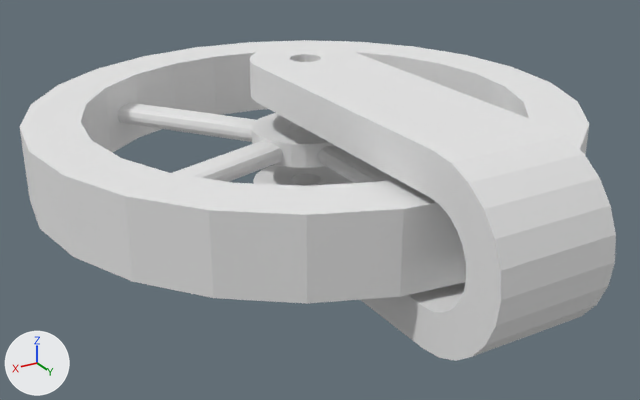
Two versions of the OBJ model data/robotDesigner/meshes/3DP-wheelPassive.obj, one commit apart.
One viewpoint serves both versions: a 50 mm camera at (1.56, 2.71, 1.09) aimed at (0.06, 0.2, -0.17). The axes (+X, +Y, +Z) are drawn at lower left. The lights are the same throughout. Where no turn or scale is listed for an object, it has been applied to the vertices. Vertices at the same position are counted once.

In view in the first picture: '3DP-wheel4.lwo'.
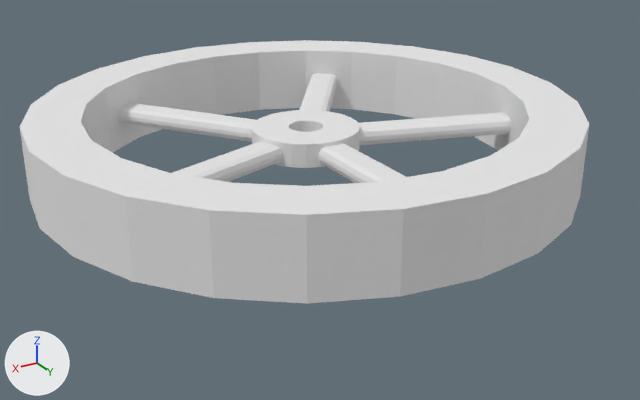
Commit message: Fixed passive wheel bracket

Where the change shows, as pixel boxes [x1, y1, x2, y2] in the pictures (640 x 400 px; the box of a moved part takes in the faces that stretch with it):
'3DP-wheel4.lwo', reshaped (18% shorter)
    before: [20, 40, 616, 361]
    after: [20, 40, 589, 304]
part 1 of me_3dp_wheel4_lwo, deleted
    before: [250, 45, 616, 361]
part 2 of me_3dp_wheel4_lwo, moved or reshaped
    both: [172, 52, 260, 115]
part 3 of me_3dp_wheel4_lwo, moved or reshaped
    before: [437, 63, 504, 108]
    after: [436, 63, 504, 150]
part 4 of me_3dp_wheel4_lwo, moved or reshaped
    before: [294, 123, 302, 132]
    after: [294, 121, 322, 132]

Edits to the bpy script that builds the scene:
```text
Change me_3dp_wheel4_lwo:
    used by ob_3dp_wheel4_lwo; location = (0.0, 0.0, 0.0)
    verts and faces of me_3dp_wheel4_lwo; kept vertices keep their numbers, new ones are numbered from 688
    before: 256 (0.21, -0.77, -0.13), 257 (0.0, -0.8, -0.13), 258 (-0.21, -0.77, -0.13) at pixel (260, 109), 292 (-0.21, -0.77, 0.13) at pixel (258, 52), 293 (0.0, -0.8, 0.13) at pixel (213, 56)
    before: 294 (0.21, -0.77, 0.13) at pixel (171, 64), 302 (0.0, -0.8, -0.13), 303 (0.0, -0.8, 0.13) at pixel (213, 56)
    before: 262 (-0.77, -0.21, -0.13), 263 (-0.8, 0.0, -0.13), 264 (-0.77, 0.21, -0.13), 286 (-0.77, 0.21, 0.13) at pixel (504, 86), 287 (-0.8, 0.0, 0.13) at pixel (475, 73)
    before: 288 (-0.77, -0.21, 0.13) at pixel (438, 63), 300 (-0.8, 0.0, -0.13), 301 (-0.8, 0.0, 0.13) at pixel (475, 73)
    remove me_3dp_wheel4_lwo.from_pydata(...)  # 688 vertices, 1034 faces; spans x -1.0..1.0, y -1.0..1.3, z -0.3..0.3
    add me_3dp_wheel4_lwo.from_pydata(...)  # 472 vertices, 924 faces; spans x -1.0..1.0, y -1.0..1.0, z -0.13..0.13
    me_3dp_wheel4_lwo part 1: the loose piece of 200 vertices spanning x -0.2..0.2, y -0.2..1.3, z -0.3..0.3 is deleted
    me_3dp_wheel4_lwo part 2
    add delete_vertices([302, 303])  # with the faces that use them
    add faces += [(257, 258, 292), (257, 292, 293), (256, 257, 293), (256, 293, 294)]  # mat_default (white #e7e7e7)
    me_3dp_wheel4_lwo part 3
    add delete_vertices([300, 301])  # with the faces that use them
    add faces += [(263, 264, 286), (263, 286, 287), (262, 263, 287), (262, 287, 288)]  # mat_default (white #e7e7e7)
    me_3dp_wheel4_lwo part 4
    8 vertices are removed from x -0.06..0.06, y -0.06..0.06, z -0.04..0.04
    16 faces are deleted
    16 new faces join them, mat_default (white #e7e7e7)
```
